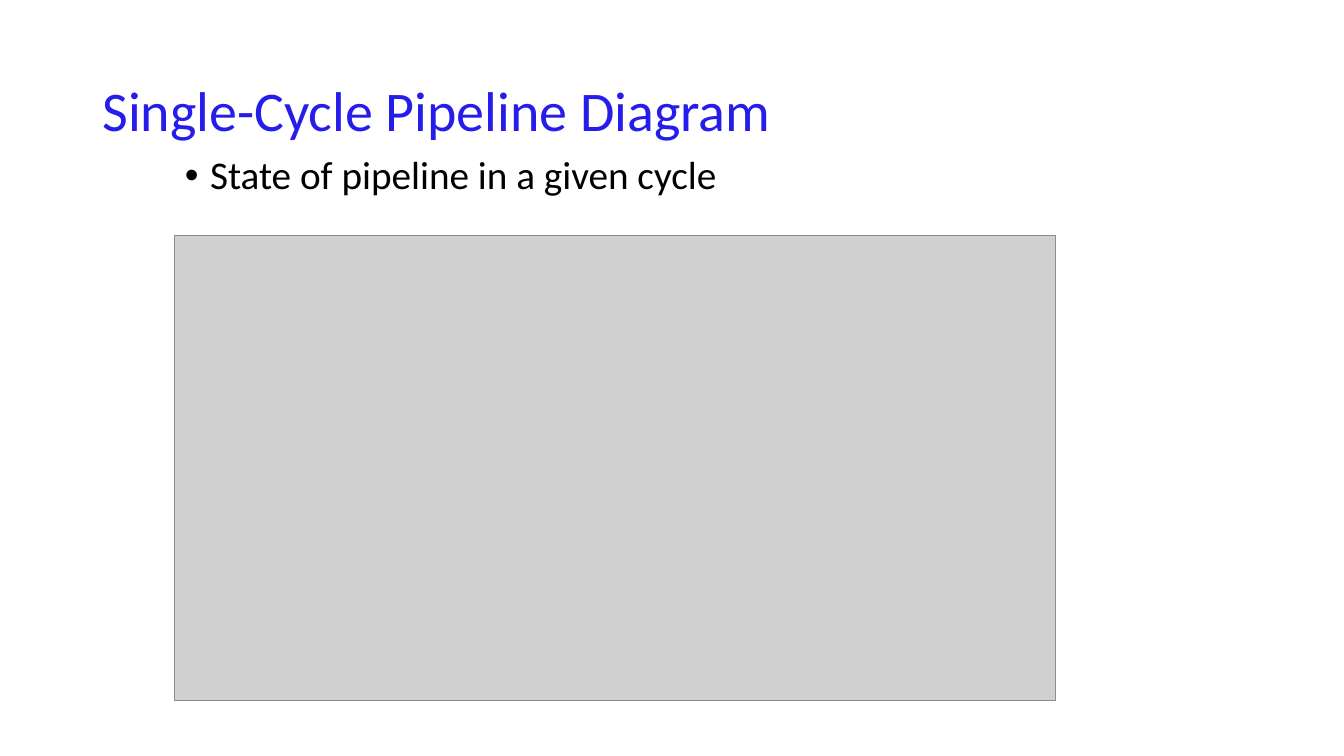
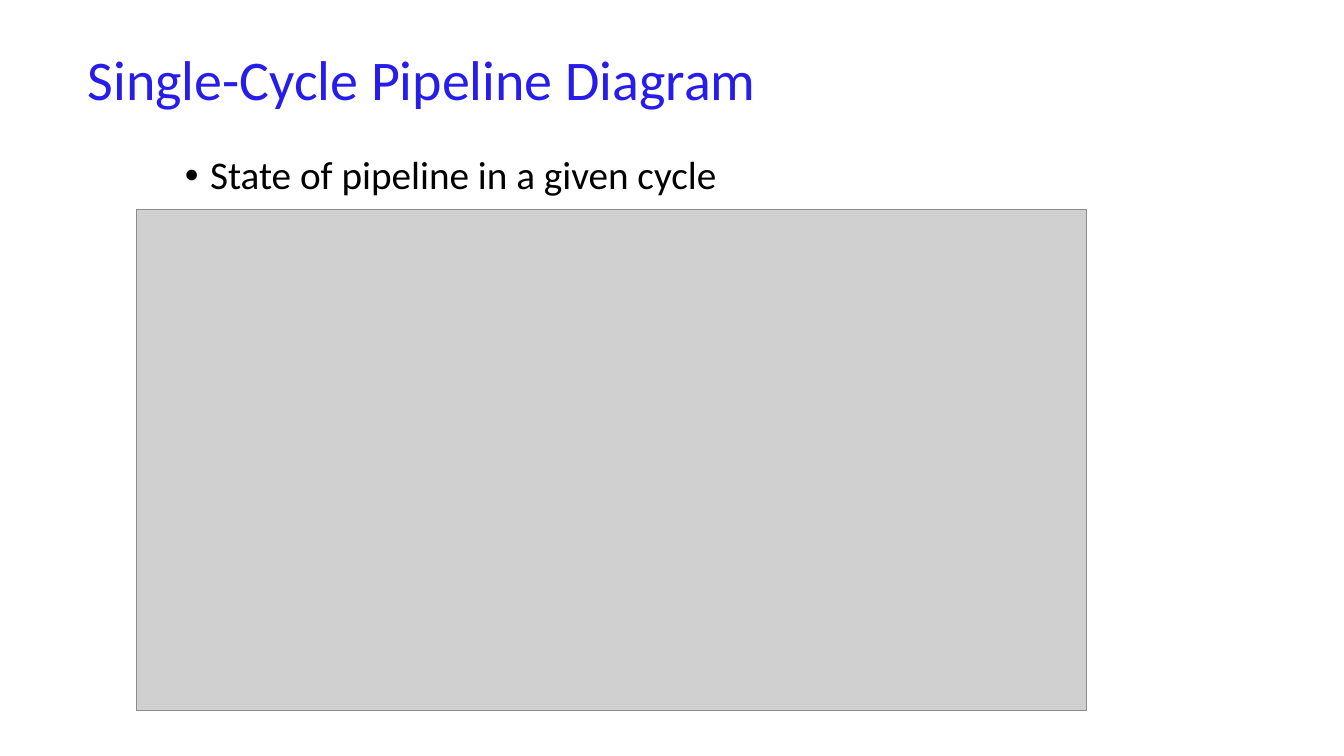
Before and after one commit to NYU-CSO/nyu-cso.github.io, a slide deck: slide 32 of notes/arch-simple2-pipeline.pptx (slide 31 before the commit). Drawn at 1344x756 pixels with LibreOffice and Linux fonts; fonts in the diff are those of the drawing; grey boxes stand for pictures. Boxes give left, top, right and bottom in pixels: in the first picture for what was removed or moved away, otherwise in the second. Text is boxed around its words. In the diff, an @@ line names an element or a change of style, - is before the commit and + after.

```diff
--- a/notes/arch-simple2-pipeline.pptx
+++ b/notes/arch-simple2-pipeline.pptx
@@ title "Single-Cycle Pipeline Diagram": place and size @@
-title "Single-Cycle Pipeline Diagram" at [102, 92, 770, 141]
+title "Single-Cycle Pipeline Diagram" at [88, 61, 755, 110]
@@ picture: place and size @@
-picture at [174, 236, 1056, 701]
+picture at [136, 210, 1087, 712]
```
Also in this commit, not shown: 10 other slides changed, 1 slide added, 1 other file.
